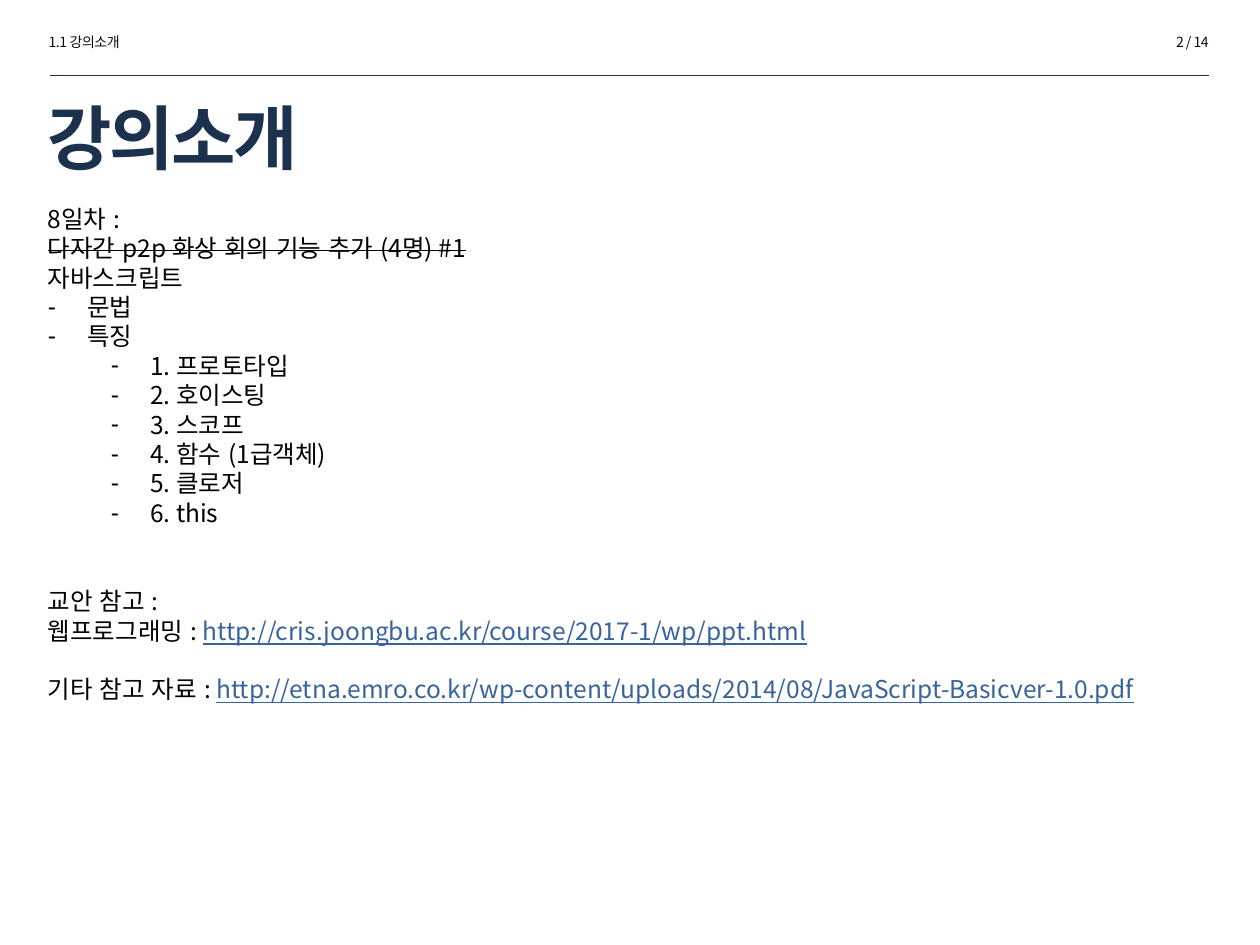
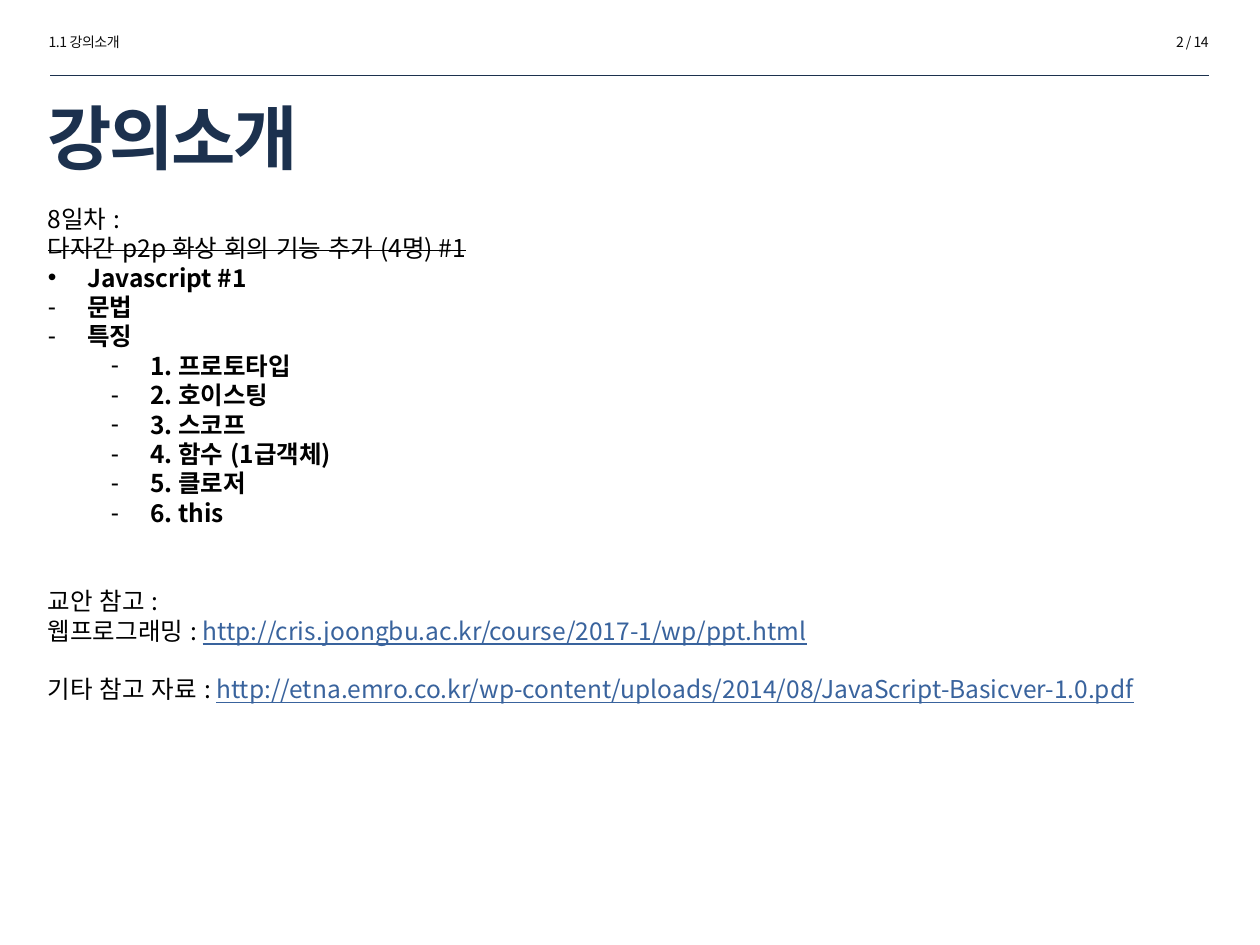
Before and after one commit to zoops/2018-webrtc-lecture, a slide deck: slide 2 of doc/2018-inu-webrtc-08.pptx. Drawn at 1260x945 pixels with LibreOffice and Linux fonts; fonts in the diff are those of the drawing. Boxes give left, top, right and bottom in pixels: in the first picture for what was removed or moved away, otherwise in the second. Text is boxed around its words. In the diff, an @@ line names an element or a change of style, - is before the commit and + after.

```diff
--- a/doc/2018-inu-webrtc-08.pptx
+++ b/doc/2018-inu-webrtc-08.pptx
@@ text at <box>87,262,247,293</box>: text changed; bold on @@
-자바스크립트
+• Javascript #1
@@ text at <box>87,295,331,523</box>: bold on in "문법", "특징", "1. 프로토타입", "2. 호이스팅" and 4 more places @@
```
Also in this commit, not shown: 2 other files.
